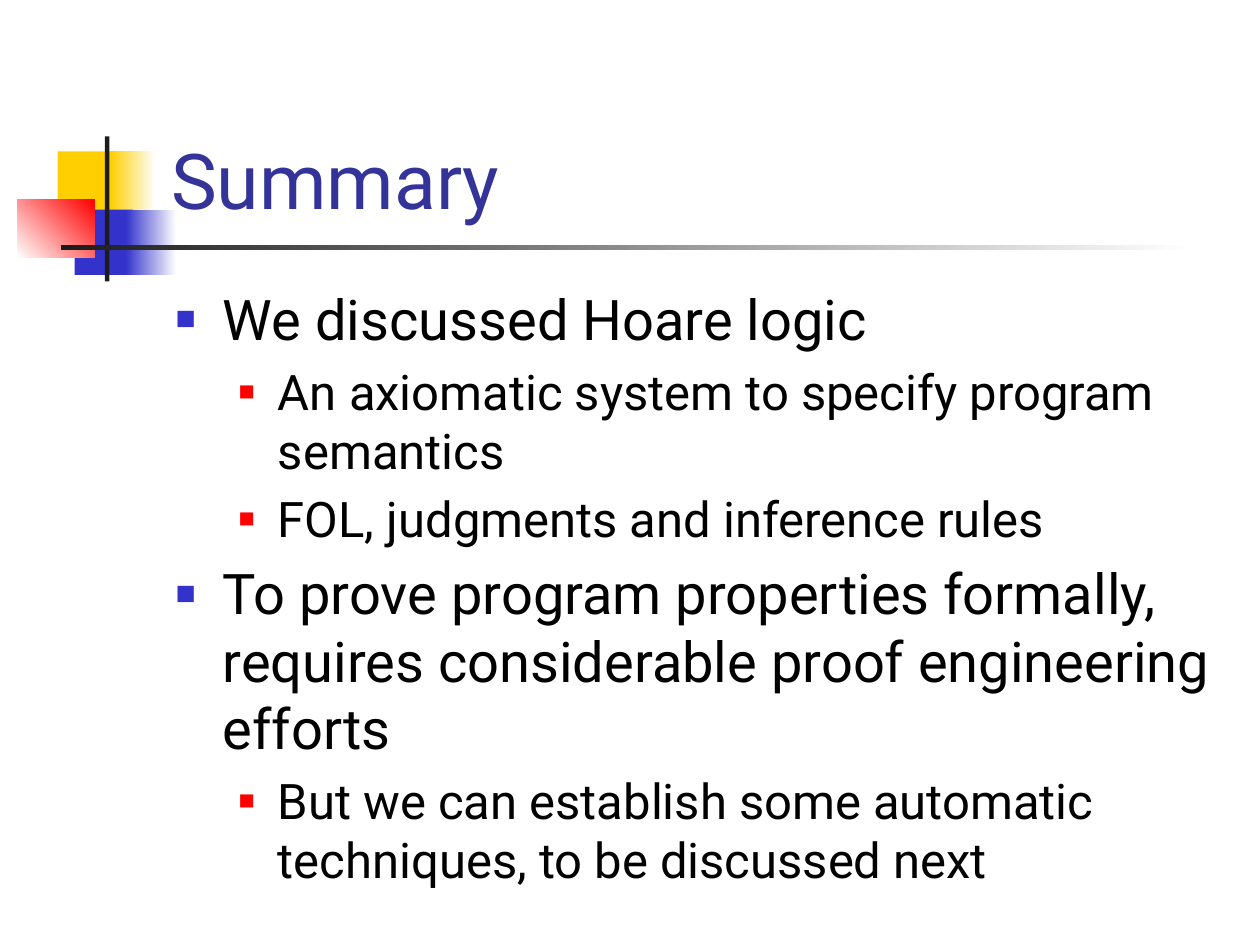
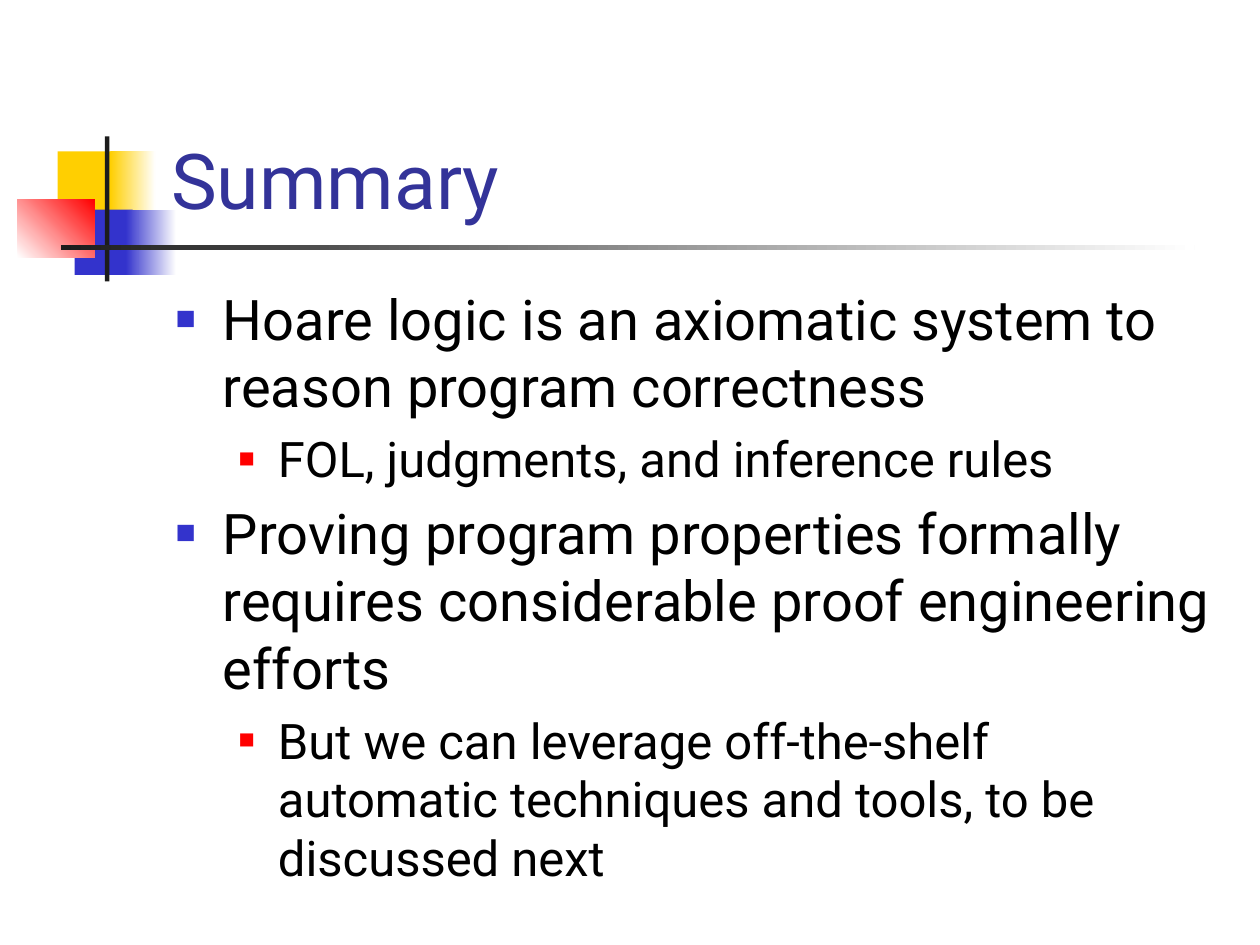
Before and after one commit to csslab-ustc/csslab-ustc.github.io, a slide deck: slide 42 of courses/theory/slides/lec18-hoare.pptx (slide 44 before the commit). Drawn at 1260x945 pixels with LibreOffice and Linux fonts; fonts in the diff are those of the drawing. Boxes give left, top, right and bottom in pixels: in the first picture for what was removed or moved away, otherwise in the second. Text is boxed around its words. In the diff, an @@ line names an element or a change of style, - is before the commit and + after.

Commit message:
revised

```diff
--- a/courses/theory/slides/lec18-hoare.pptx
+++ b/courses/theory/slides/lec18-hoare.pptx
@@ text at <box>223,298,1209,827</box>: text changed; size 28 to 32 pt @@
-■ We discussed Hoare logic
-  ■ An axiomatic system to specify program semantics
-  ■ FOL, judgments and inference rules
-■ To prove program properties formally, requires considerable proof engineering efforts
-  ■ But we can establish some automatic techniques, to be discussed next
+■ Hoare logic is an axiomatic system to reason program correctness
+  ■ FOL, judgments, and inference rules
+■ Proving program properties formally requires considerable proof engineering efforts
+  ■ But we can leverage off-the-shelf automatic techniques and tools, to be discussed next
```
Also in this commit, not shown: 11 other slides changed, 2 slides removed.
